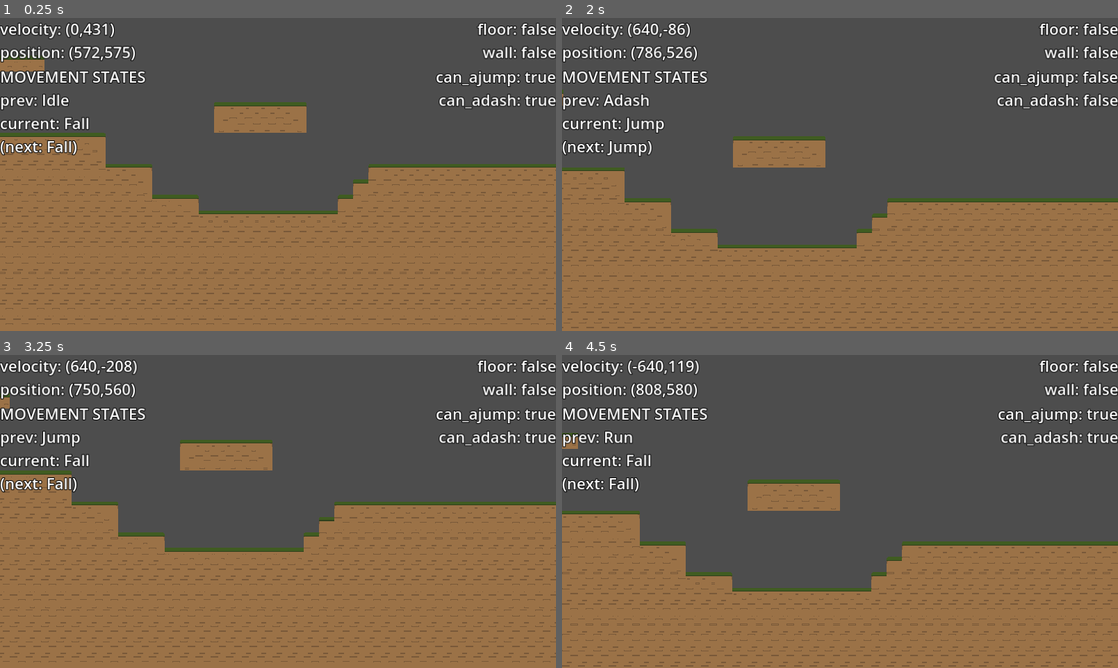
Above: before the commit, frames 1-4 (two rows, left to right).
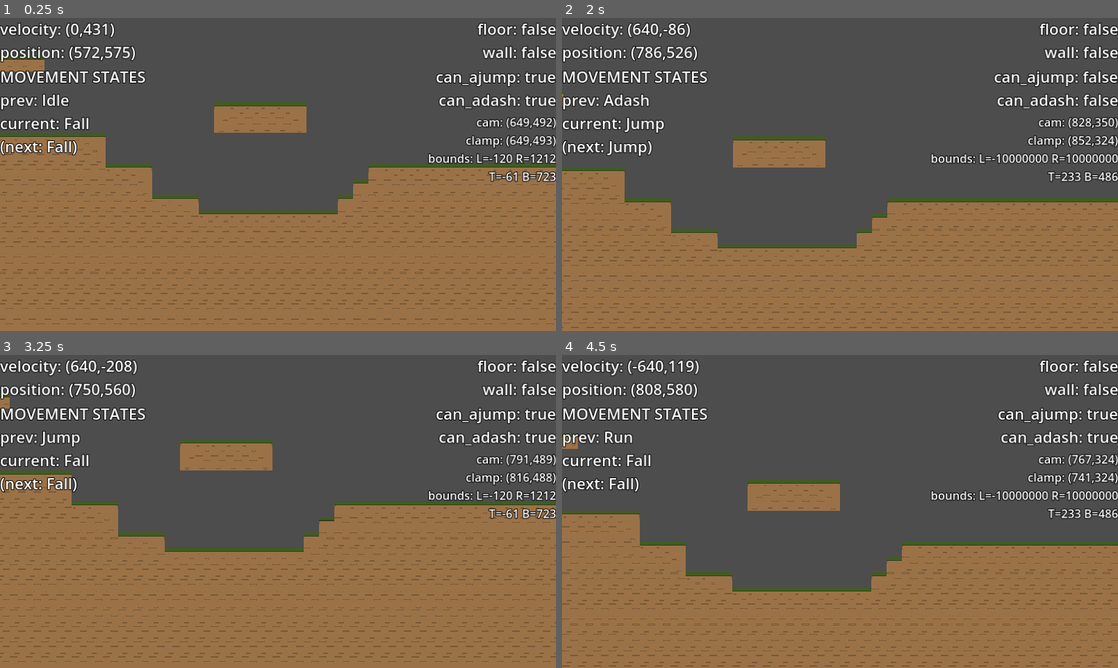
Above: after the commit, the same moments.

Repository: azylazide/untitled-hw-game-G4
Game: Godot game, scene res://src/levels/world.tscn
Same seed, same stepped clock (60 frames per second), same inputs: the game is played once before the commit and once after it.
Inputs:
- Up to frame 1 (0.25 s): no input
- Up to frame 2 (2 s): tap Enter (ui_accept) at 0.5 s; hold X (dash) 0.53-1.28 s; hold D (right) from 0.53 s (still down); tap Space (jump) at 0.77, 1.52 s; tap X (dash) at 1.35 s
- Up to frame 3 (3.25 s): release D (right) at 2.03 s; hold A (left) 2.03-2.78 s; hold X (dash) 2.03-2.78 s; hold D (right) from 2.78 s (still down); tap X (dash) at 2.85 s; tap Space (jump) at 3.02 s
- Up to frame 4 (4.5 s): hold X (dash) 3.53-4.28 s; tap Space (jump) at 3.77 s; release D (right) at 4.28 s; hold A (left) from 4.28 s (still down); tap X (dash) at 4.35 s

The runs differ from the first frame. In frame 1, 1.3% of the frame differs, in the area x 77-100%, y 31-53%; in frame 2, 1.5%, in the area x 66-100%, y 31-53%; in frame 3, 1.3%; in frame 4, 1.5%.

Commit message:
minor edits

Diff:
--- a/src/actors/player.gd
+++ b/src/actors/player.gd
@@ -108,7 +108,7 @@
 ## MovementStates object that stores states information
 var Move: MovementStates
 
-var Action
+var Action: ActionStates
 
 ## Stores movement states information
 class MovementStates:
@@ -162,6 +162,7 @@
 func _ready() -> void:
 	#create movementstates object
 	Move = MovementStates.new(initial_movement_state)
+	Action = ActionStates.new(0)
 
 	_setup_movement()
 	_setup_timers()
--- a/src/debug_texts.tscn
+++ b/src/debug_texts.tscn
@@ -1,7 +1,12 @@
-[gd_scene load_steps=2 format=3 uid="uid://r3rsyu068oxw"]
+[gd_scene load_steps=3 format=3 uid="uid://r3rsyu068oxw"]
 
 [sub_resource type="LabelSettings" id="LabelSettings_h2jt3"]
 font_size = 32
+outline_size = 6
+outline_color = Color(0, 0, 0, 1)
+
+[sub_resource type="LabelSettings" id="LabelSettings_mnjb8"]
+font_size = 24
 outline_size = 6
 outline_color = Color(0, 0, 0, 1)
 
@@ -52,3 +57,9 @@
 text = "TEST"
 label_settings = SubResource("LabelSettings_h2jt3")
 horizontal_alignment = 2
+
+[node name="Label5" type="Label" parent="Control/HBoxContainer/VBoxContainer2"]
+layout_mode = 2
+text = "TEST"
+label_settings = SubResource("LabelSettings_mnjb8")
+horizontal_alignment = 2
--- a/src/remote_cam.gd
+++ b/src/remote_cam.gd
@@ -222,7 +222,7 @@
 #	print("cam: (%.00f,%.00f)\nclamp: (%.00f,%.00f)\nbounds: L=%.00f R=%.00f\n        T=%.00f B=%.00f"
 #		%[output.x,output.y,clamped_pos.x,clamped_pos.y,bounds.left,bounds.right,bounds.top,bounds.bottom])
 
-	DebugTexts.get_node("Control/HBoxContainer/VBoxContainer2/Label4").text = \
+	DebugTexts.get_node("Control/HBoxContainer/VBoxContainer2/Label5").text = \
 	"cam: (%.00f,%.00f)\nclamp: (%.00f,%.00f)\nbounds: L=%.00f R=%.00f\nT=%.00f B=%.00f" %[output.x,output.y,clamped_pos.x,clamped_pos.y,bounds.left,bounds.right,bounds.top,bounds.bottom]
 
 	return output
